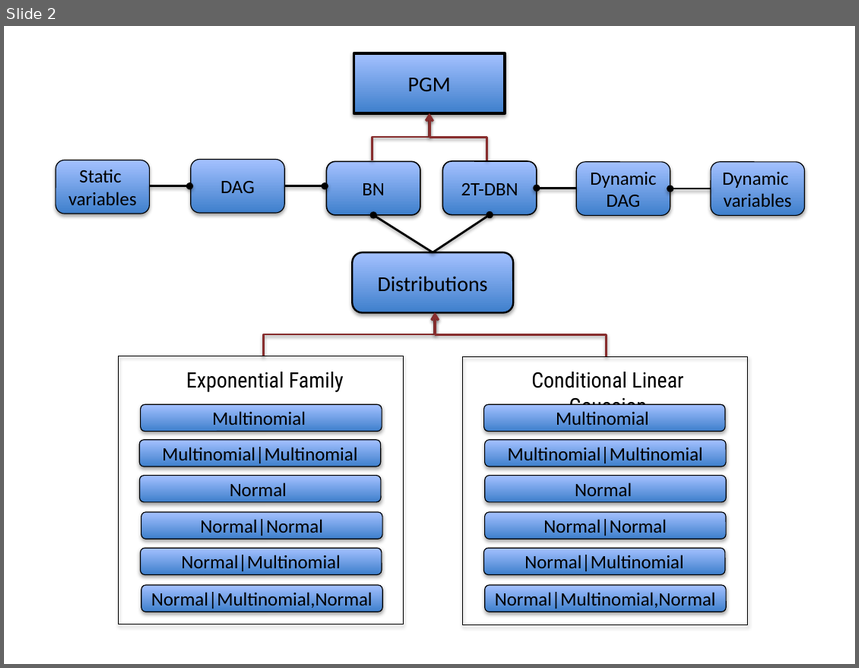
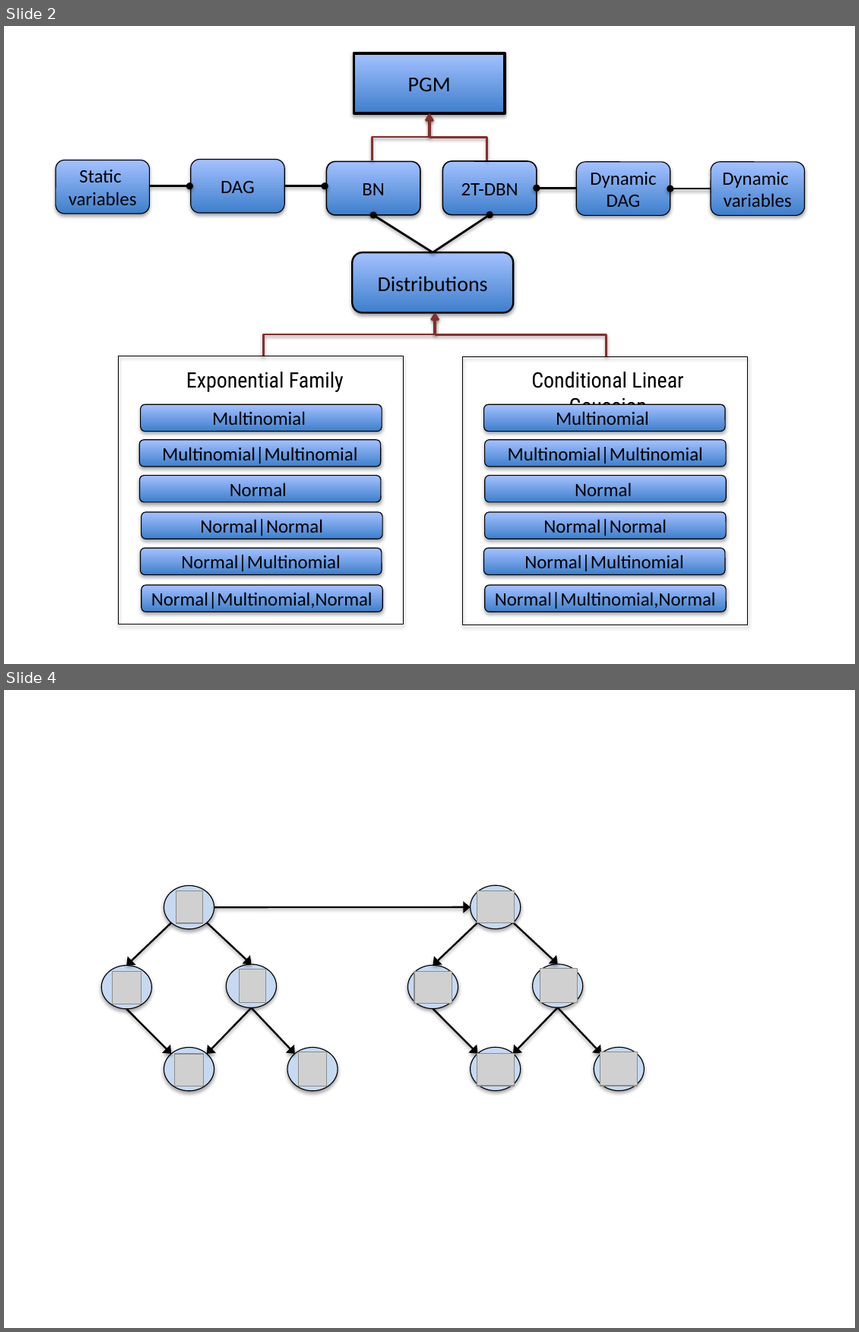
Before and after one commit to amidst/toolbox, a slide deck: doc/D2.3_SoftwareLibraryImplementation/figures/Figures Software Library Delivrable 2.3.pptx. Shown one above the other, each under a label of ours: slide 2 before the commit, slides 2 and 4 after it; the slides between them are not shown. The pictures are 859x668 and 859x1332 pixels, drawn with LibreOffice and Linux fonts; fonts in the diff are those of the drawing; grey boxes stand for pictures. Boxes give left, top, right and bottom in pixels: in the first picture for what was removed or moved away, otherwise in the second. Text is boxed around its words. In the diff, an @@ line names an element or a change of style, - is before the commit and + after.

```diff
--- a/doc/D2.3_SoftwareLibraryImplementation/figures/Figures Software Library Delivrable 2.3.pptx
+++ b/doc/D2.3_SoftwareLibraryImplementation/figures/Figures Software Library Delivrable 2.3.pptx
@@ slide 4 added at [4,690,855,1328], background #FFFFFF @@
@@ ellipse added at [164,886,215,929], fill #C6D9F1, outline #000000 0.75 pt @@
@@ picture added at [176,891,203,923] @@
@@ ellipse added at [471,886,521,929], fill #C6D9F1, outline #000000 0.75 pt @@
@@ picture added at [477,891,515,923] @@
@@ arrow added from (215, 908) to (471, 907), #000000 1.5 pt @@
@@ arrow added from (172, 923) to (126, 966), #000000 1.5 pt @@
@@ arrow added from (207, 923) to (252, 964), #000000 1.5 pt @@
@@ arrow added from (478, 923) to (433, 966), #000000 1.5 pt @@
@@ arrow added from (513, 923) to (558, 964), #000000 1.5 pt @@
@@ ellipse added at [102,966,152,1009], fill #C6D9F1, outline #000000 0.75 pt @@
@@ picture added at [112,972,141,1004] @@
@@ ellipse added at [226,964,276,1008], fill #C6D9F1, outline #000000 0.75 pt @@
@@ picture added at [239,969,266,1003] @@
@@ ellipse added at [408,966,458,1009], fill #C6D9F1, outline #000000 0.75 pt @@
@@ picture added at [414,972,452,1004] @@
@@ ellipse added at [533,964,583,1008], fill #C6D9F1, outline #000000 0.75 pt @@
@@ picture added at [541,969,578,1003] @@
@@ arrow added from (252, 1008) to (207, 1054), #000000 1.5 pt @@
@@ arrow added from (252, 1008) to (295, 1054), #000000 1.5 pt @@
@@ arrow added from (558, 1008) to (513, 1053), #000000 1.5 pt @@
@@ arrow added from (558, 1008) to (601, 1053), #000000 1.5 pt @@
@@ arrow added from (126, 1009) to (172, 1054), #000000 1.5 pt @@
@@ arrow added from (433, 1009) to (478, 1053), #000000 1.5 pt @@
@@ ellipse added at [164,1047,215,1091], fill #C6D9F1, outline #000000 0.75 pt @@
@@ picture added at [175,1054,204,1087] @@
@@ ellipse added at [287,1047,338,1091], fill #C6D9F1, outline #000000 0.75 pt @@
@@ picture added at [299,1053,328,1087] @@
@@ ellipse added at [471,1047,521,1091], fill #C6D9F1, outline #000000 0.75 pt @@
@@ picture added at [477,1053,515,1086] @@
@@ ellipse added at [594,1047,644,1091], fill #C6D9F1, outline #000000 0.75 pt @@
@@ picture added at [600,1052,637,1086] @@
```
Also in this commit, not shown: 1 other slide added, 11 other files.
